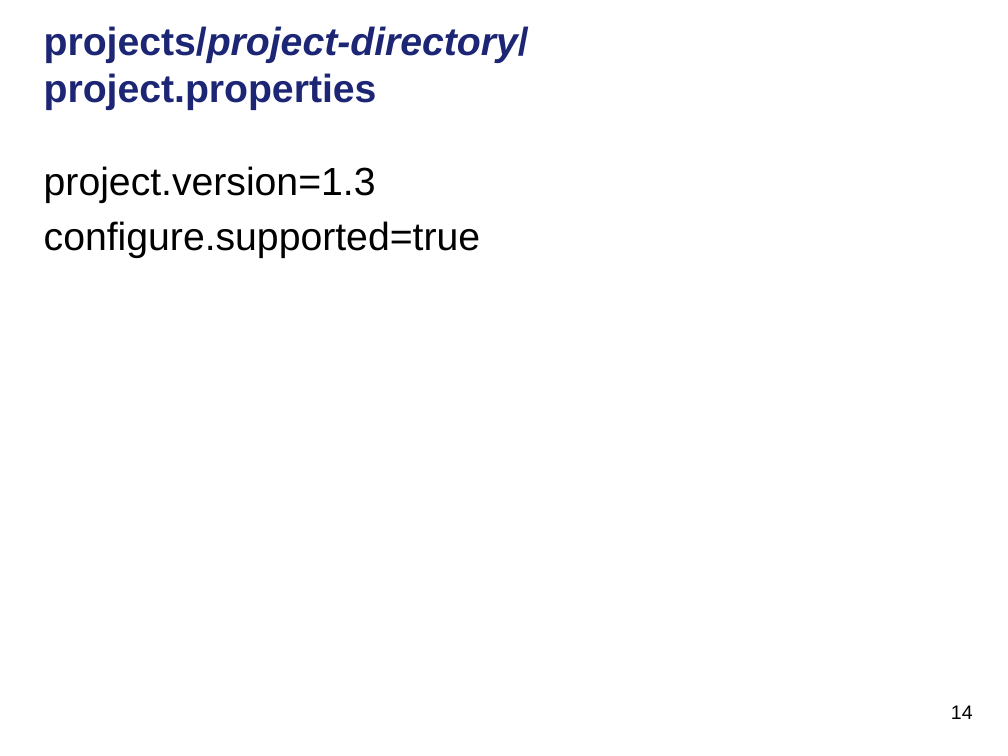
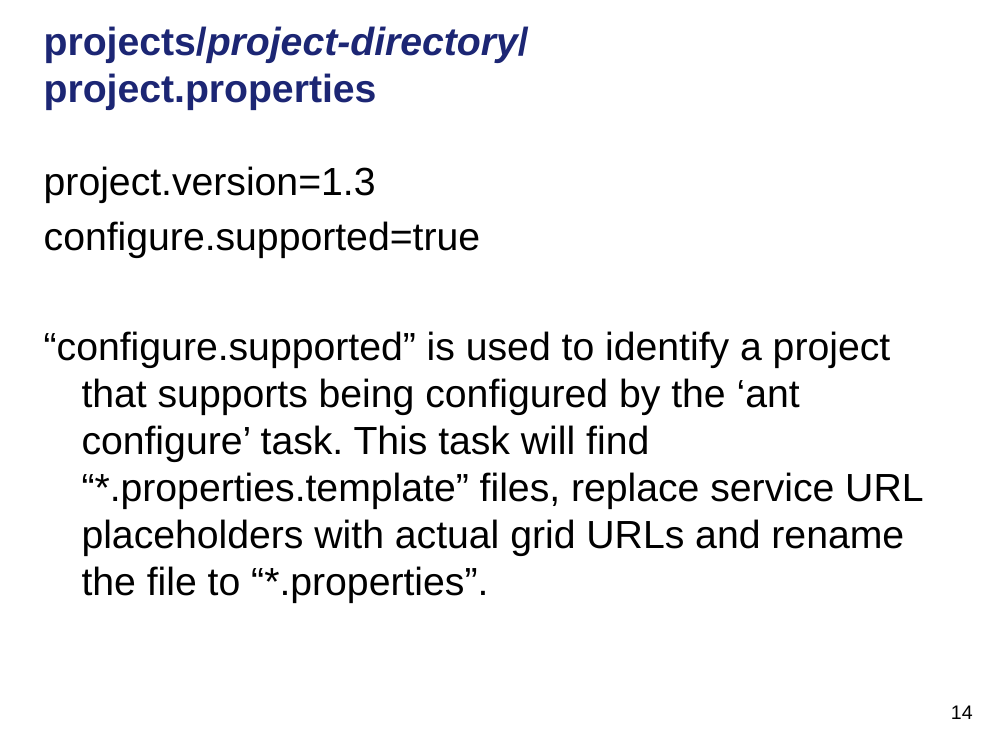
Before and after one commit to NCIP/cagrid-docs, a slide deck: slide 14 of general/meetings/UGM/2011-01-19_Ant-and-Ivy-Use-in-caGrid.pptx. Drawn at 1008x756 pixels with LibreOffice and Linux fonts; fonts in the diff are those of the drawing; background and template pictures are left out. Boxes give left, top, right and bottom in pixels: in the first picture for what was removed or moved away, otherwise in the second. Text is boxed around its words. In the diff, an @@ line names an element or a change of style, - is before the commit and + after.

```diff
--- a/general/meetings/UGM/2011-01-19_Ant-and-Ivy-Use-in-caGrid.pptx
+++ b/general/meetings/UGM/2011-01-19_Ant-and-Ivy-Use-in-caGrid.pptx
@@ text at <box>44,331,923,603</box>: paragraph added @@
+“configure.supported” is used to identify a project that supports being configured by the ‘ant configure’ task. This task will find “*.properties.template” files, replace service URL placeholders with actual grid URLs and rename the file to “*.properties”.
```
Also in this commit, not shown: 1 other slide changed.
